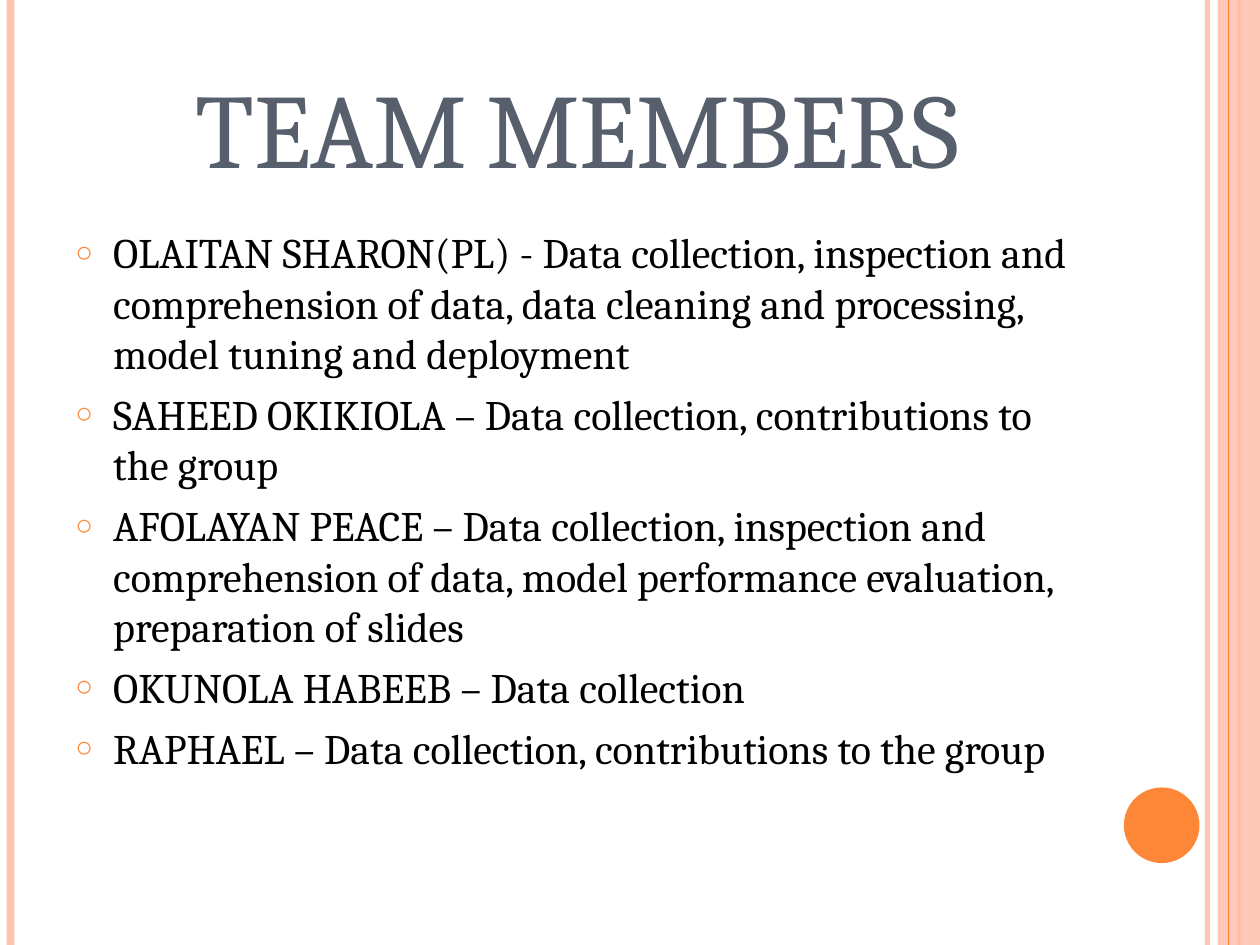
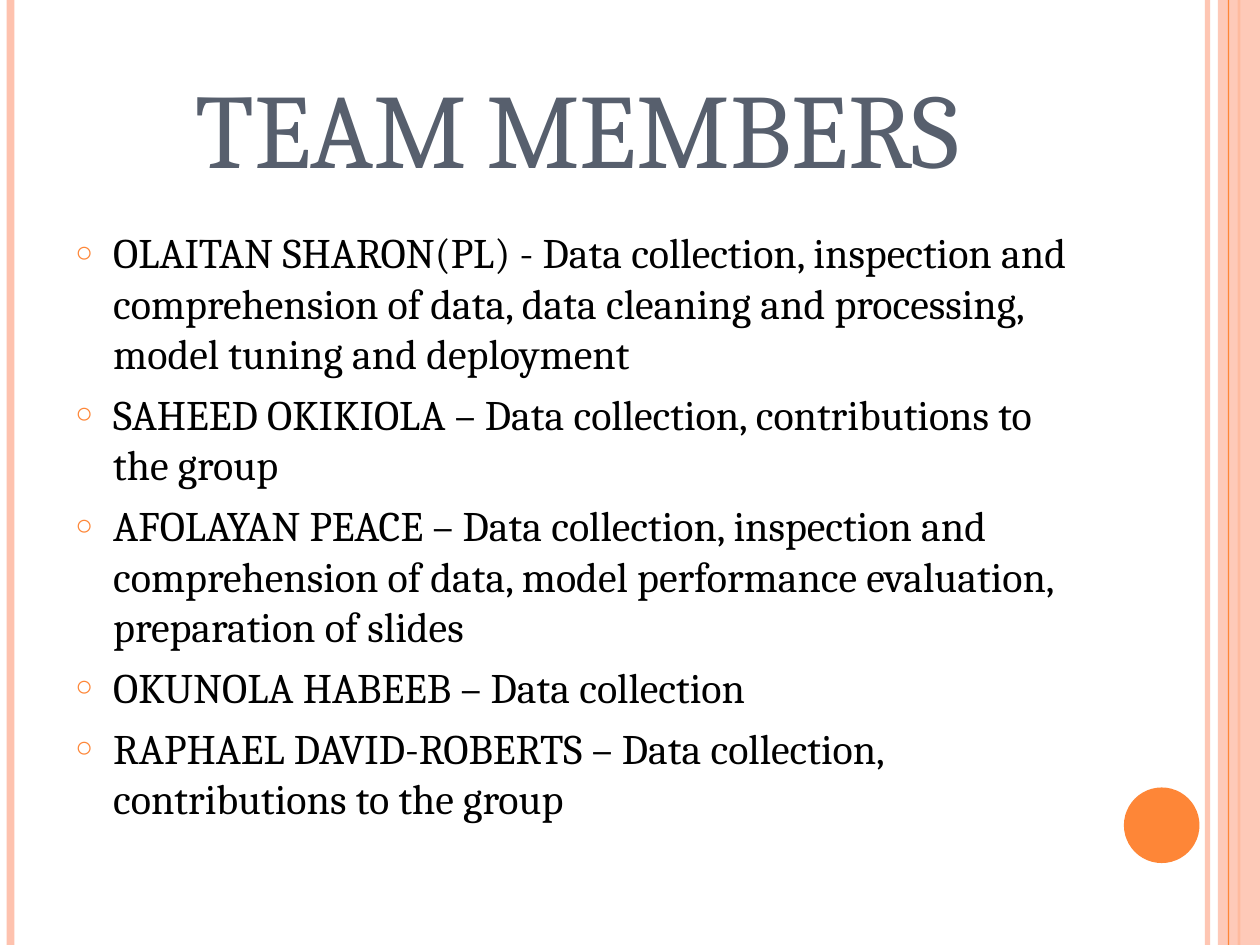
Before and after one commit to SharonSoul/Group-5-ML-Project, a slide deck: slide 2 of Presentation/Orange-Fleshed Sweet Potatoes.pptx. Drawn at 1260x945 pixels with LibreOffice and Linux fonts; fonts in the diff are those of the drawing. Boxes give left, top, right and bottom in pixels: in the first picture for what was removed or moved away, otherwise in the second. Text is boxed around its words. In the diff, an @@ line names an element or a change of style, - is before the commit and + after.

```diff
--- a/Presentation/Orange-Fleshed Sweet Potatoes.pptx
+++ b/Presentation/Orange-Fleshed Sweet Potatoes.pptx
@@ text at (x1=113, y1=734, x2=885, y2=824): text changed @@
-○ RAPHAEL – Data collection, contributions to the group
+○ RAPHAEL DAVID-ROBERTS – Data collection, contributions to the group
```
Also in this commit, not shown: 5 other slides changed, 3 slides added, 2 other files.
